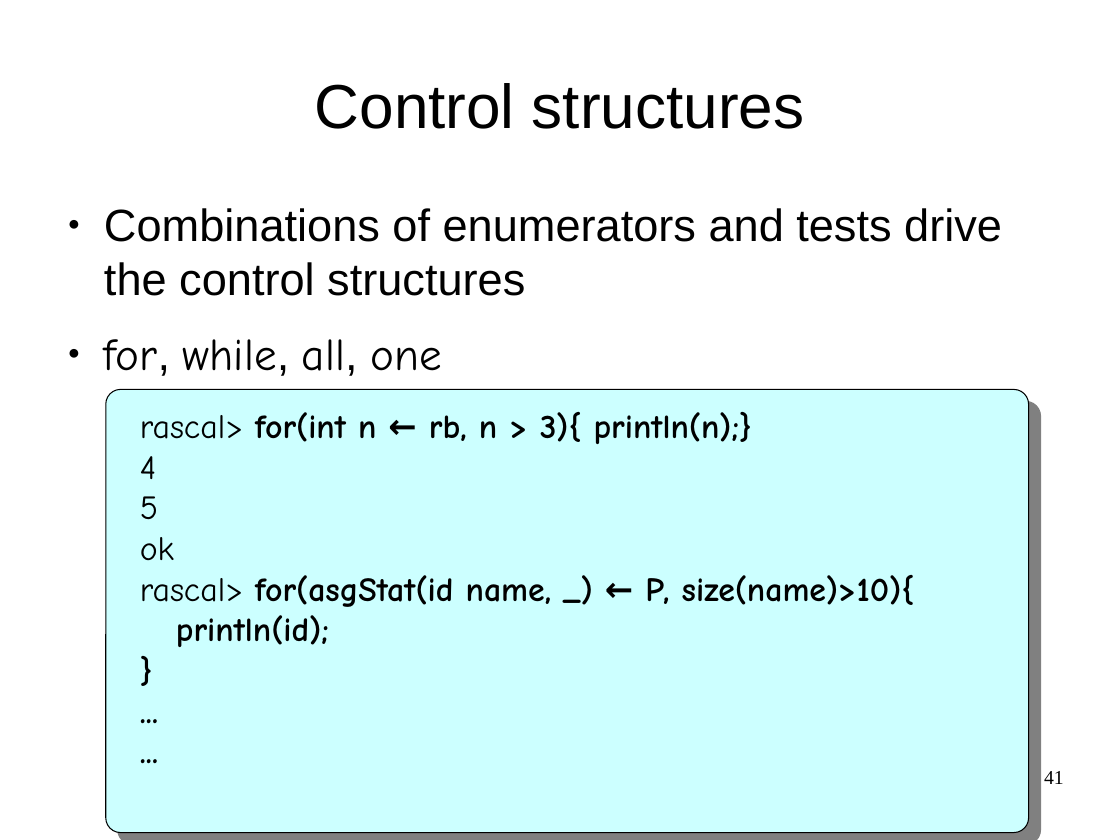
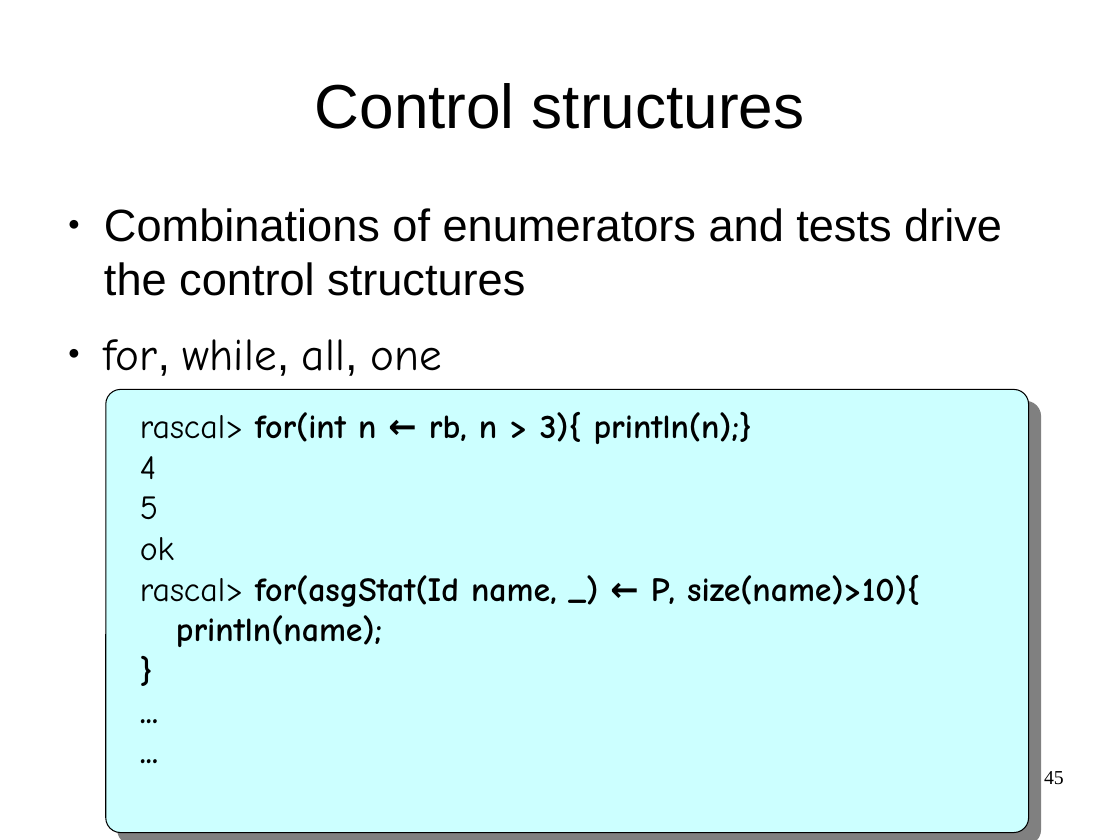
Before and after one commit to cwi-swat/meta-environment, a slide deck: slide 45 of meta-doc/analysis/rascal-slides/rascal-slides.odp (slide 41 before the commit). Drawn at 1120x840 pixels with LibreOffice and Linux fonts; fonts in the diff are those of the drawing; background and template pictures are left out. Boxes give left, top, right and bottom in pixels: in the first picture for what was removed or moved away, otherwise in the second. Text is boxed around its words. In the diff, an @@ line names an element or a change of style, - is before the commit and + after.

```diff
--- a/meta-doc/analysis/rascal-slides/rascal-slides.odp
+++ b/meta-doc/analysis/rascal-slides/rascal-slides.odp
@@ text at <box>140,575,920,647</box>: text changed @@
-rascal> for(asgStat(id name, _) ← P, size(name)>10){
-println(id);
+rascal> for(asgStat(Id name, _) ← P, size(name)>10){
+println(name);
@@ page number at <box>1044,771,1064,785</box>: text changed @@
-41
+45
```
Also in this commit, not shown: 8 other slides changed, 19 slides added.
